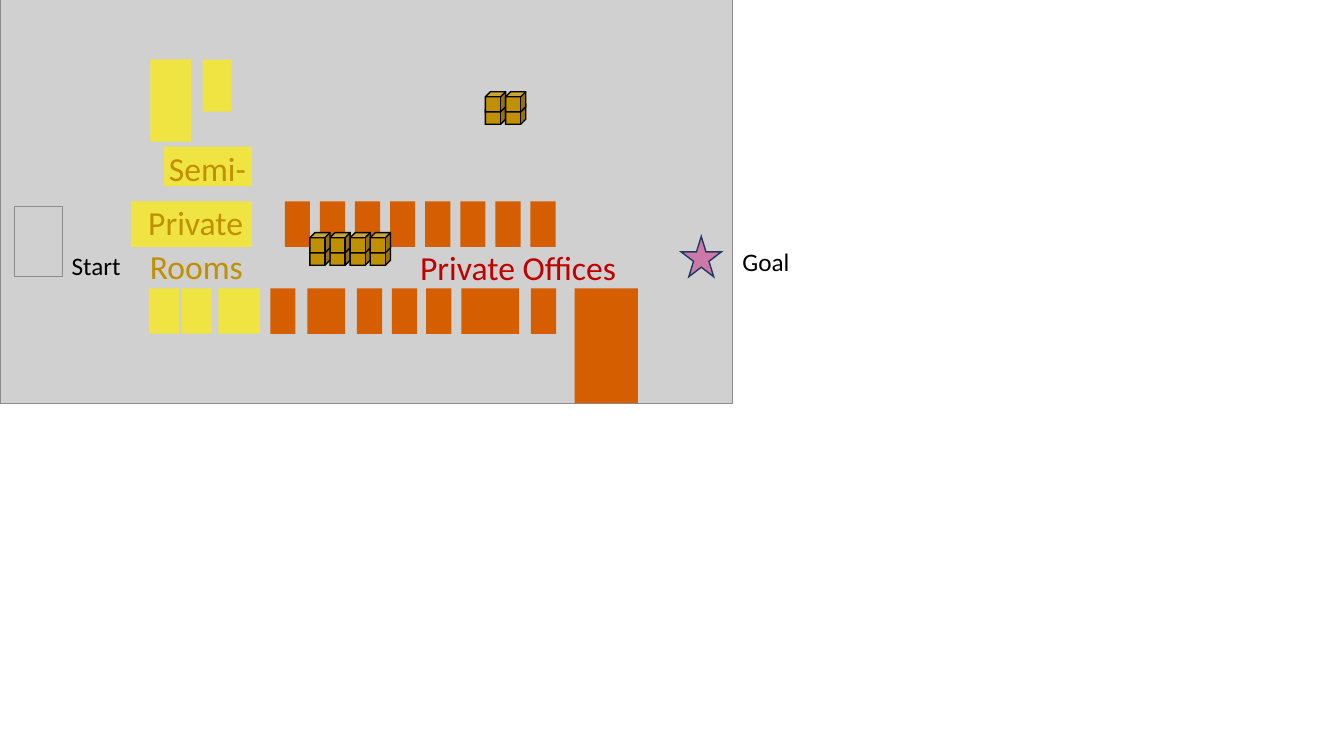
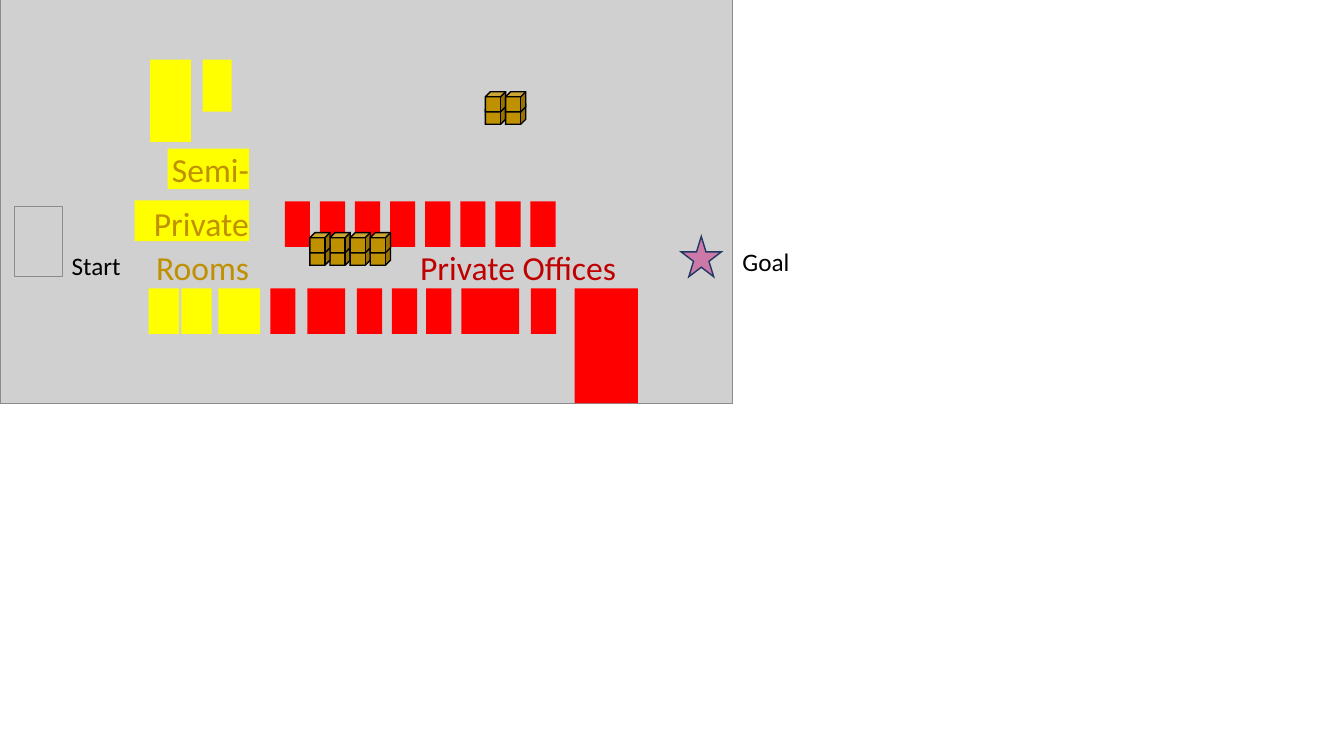
Before and after one commit to cmu-able/explainable-planning, a slide deck: slide 13 of XPlanningEvaluation/data/instruction/instruction-color-blind-friendly.pptx. Drawn at 1344x756 pixels with LibreOffice and Linux fonts; fonts in the diff are those of the drawing; grey boxes stand for pictures. Boxes give left, top, right and bottom in pixels: in the first picture for what was removed or moved away, otherwise in the second. Text is boxed around its words. In the diff, an @@ line names an element or a change of style, - is before the commit and + after.

Commit message:
updated instruction-color-blind-friendly.pptx to use shapes and consistent colors with graphviz colors

```diff
--- a/XPlanningEvaluation/data/instruction/instruction-color-blind-friendly.pptx
+++ b/XPlanningEvaluation/data/instruction/instruction-color-blind-friendly.pptx
@@ fill #F0E442 to #FFFF00 in 7 elements at (x1=150, y1=59, x2=191, y2=142), (x1=203, y1=59, x2=232, y2=112), (x1=149, y1=288, x2=179, y2=334), (x1=181, y1=288, x2=212, y2=334), (x1=219, y1=288, x2=261, y2=334), (x1=167, y1=148, x2=249, y2=189), (x1=135, y1=201, x2=250, y2=241) @@
@@ rectangle resized from (x1=131, y1=202, x2=252, y2=247) to (x1=135, y1=201, x2=250, y2=241) @@
@@ text "Private" rewrapped from (x1=148, y1=212, x2=243, y2=235) to (x1=154, y1=213, x2=249, y2=245) @@
@@ text "Rooms" moved from (x1=150, y1=257, x2=243, y2=280) to (x1=156, y1=258, x2=249, y2=281) @@
@@ fill #D55E00 to #FF0000 in 16 elements at (x1=285, y1=202, x2=311, y2=247), (x1=320, y1=202, x2=345, y2=247), (x1=355, y1=202, x2=380, y2=247), (x1=390, y1=202, x2=415, y2=247), (x1=425, y1=202, x2=451, y2=247), (x1=461, y1=202, x2=486, y2=247), (x1=495, y1=202, x2=520, y2=247), (x1=530, y1=202, x2=556, y2=247), (x1=270, y1=288, x2=295, y2=334), (x1=308, y1=288, x2=345, y2=334), (x1=357, y1=288, x2=382, y2=334), (x1=392, y1=288, x2=417, y2=334), (x1=426, y1=288, x2=452, y2=334), (x1=462, y1=288, x2=519, y2=334), (x1=531, y1=288, x2=557, y2=334), (x1=575, y1=288, x2=638, y2=403) @@
```
Also in this commit, not shown: 6 other slides changed.
